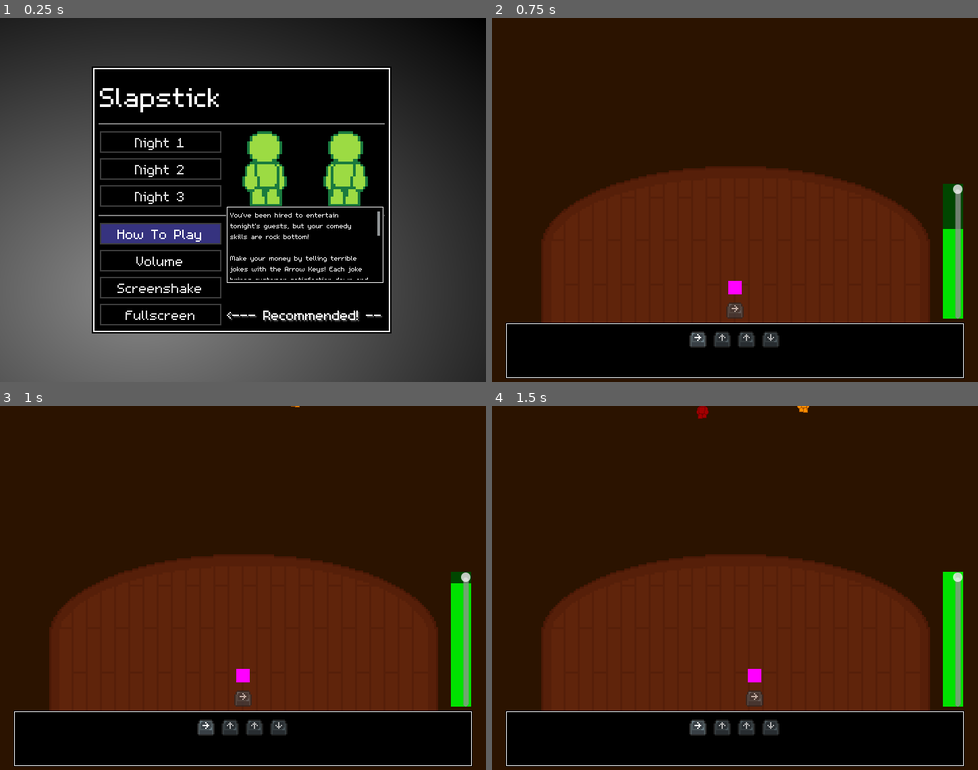
Above: before the commit, frames 1-4 (two rows, left to right).
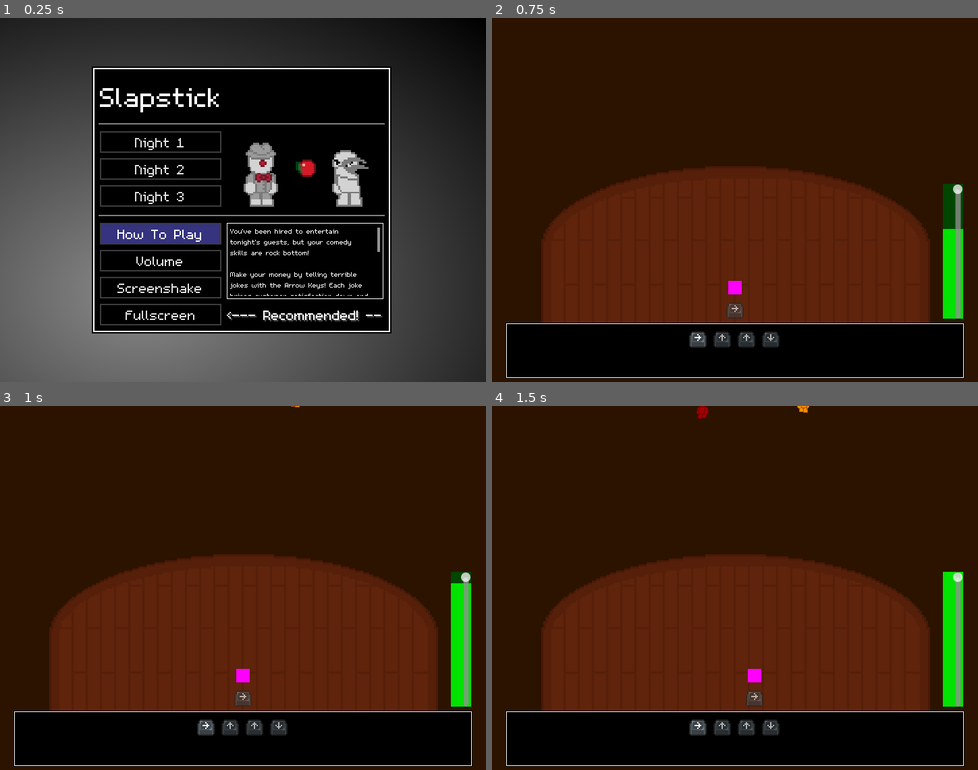
Above: after the commit, the same moments.

Repository: InRe-Dan/MiniJameGam34
Game: Godot game, scene res://menus/main_menu.tscn
Same seed, same stepped clock (60 frames per second), same inputs: the game is played once before the commit and once after it.
Inputs:
- Up to frame 1 (0.25 s): no input
- Up to frame 2 (0.75 s): click "Night 1" at 0.5 s
- Up to frame 3 (1 s): no input
- Up to frame 4 (1.5 s): tap Enter at 1.25 s; hold D (move_right) from 1.28 s (still down)

The runs differ from the first frame. In frame 1, 4.4% of the frame differs, in the area x 46-80%, y 31-78%; in frame 2, nothing differs; in frame 3, nothing differs; in frame 4, nothing differs.

Commit message:
Menu tweaks for new sprites

Diff:
--- a/menus/main_menu.tscn
+++ b/menus/main_menu.tscn
@@ -1,7 +1,9 @@
-[gd_scene load_steps=8 format=3 uid="uid://wbej8ek5ppwq"]
-
+[gd_scene load_steps=12 format=3 uid="uid://wbej8ek5ppwq"]
+
+[ext_resource type="Theme" uid="uid://hho5m4qd8ohe" path="res://Assets/theme/main.tres" id="1_3evos"]
 [ext_resource type="Script" path="res://menus/main_menu.gd" id="1_78hgb"]
-[ext_resource type="Texture2D" uid="uid://bluedw7troaw8" path="res://Assets/Pixel_art/guyDemo.png" id="1_y415b"]
+[ext_resource type="Texture2D" uid="uid://cufifwyefdlic" path="res://Assets/Pixel_art/animations.png" id="2_fwci1"]
+[ext_resource type="Texture2D" uid="uid://mnswvw4wp0eg" path="res://Assets/Pixel_art/Tomato_sheet.png" id="3_26i35"]
 
 [sub_resource type="Gradient" id="Gradient_47jj2"]
 offsets = PackedFloat32Array(0, 0.0503597, 0.158273, 0.266187, 0.374101, 0.453237, 0.539568, 0.647482, 0.719424, 0.870504, 1)
@@ -14,14 +16,22 @@
 fill = 1
 fill_from = Vector2(0.28934, 0.752623)
 
-[sub_resource type="AtlasTexture" id="AtlasTexture_iex4f"]
-atlas = ExtResource("1_y415b")
-region = Rect2(103, 2, 18, 30)
+[sub_resource type="AtlasTexture" id="AtlasTexture_2w24m"]
+atlas = ExtResource("2_fwci1")
+region = Rect2(0, 0, 40, 40)
+
+[sub_resource type="AtlasTexture" id="AtlasTexture_lxhmc"]
+atlas = ExtResource("2_fwci1")
+region = Rect2(80, 120, 40, 40)
 
 [sub_resource type="ButtonGroup" id="ButtonGroup_ny88f"]
 
 [sub_resource type="LabelSettings" id="LabelSettings_uedvi"]
 shadow_color = Color(1, 1, 1, 0.192157)
+
+[sub_resource type="AtlasTexture" id="AtlasTexture_4lwym"]
+atlas = ExtResource("3_26i35")
+region = Rect2(24, 0, 12, 12)
 
 [node name="Main Menu" type="Control"]
 texture_filter = 1
@@ -31,6 +41,7 @@
 anchor_bottom = 1.0
 grow_horizontal = 2
 grow_vertical = 2
+theme = ExtResource("1_3evos")
 script = ExtResource("1_78hgb")
 
 [node name="ColorRect" type="TextureRect" parent="."]
@@ -101,13 +112,13 @@
 
 [node name="TextureRect" type="TextureRect" parent="HBoxContainer/PanelContainer/MarginContainer/HBoxContainer/HBoxContainer3"]
 layout_mode = 2
-texture = SubResource("AtlasTexture_iex4f")
+texture = SubResource("AtlasTexture_2w24m")
 expand_mode = 2
 stretch_mode = 5
 
 [node name="TextureRect2" type="TextureRect" parent="HBoxContainer/PanelContainer/MarginContainer/HBoxContainer/HBoxContainer3"]
 layout_mode = 2
-texture = SubResource("AtlasTexture_iex4f")
+texture = SubResource("AtlasTexture_lxhmc")
 expand_mode = 2
 stretch_mode = 5
 flip_h = true
@@ -232,9 +243,9 @@
 [node name="PanelContainer" type="PanelContainer" parent="."]
 layout_mode = 0
 offset_left = 335.0
-offset_top = 279.0
+offset_top = 303.0
 offset_right = 569.0
-offset_bottom = 394.0
+offset_bottom = 418.0
 
 [node name="MarginContainer" type="MarginContainer" parent="PanelContainer"]
 layout_mode = 2
@@ -256,6 +267,15 @@
 
 Some items have beneficial effects! The clock will slow down time and allow you to deliver your joke without fear of being hit."
 autowrap_mode = 2
+
+[node name="TextureRect" type="TextureRect" parent="."]
+layout_mode = 0
+offset_left = 435.0
+offset_top = 243.0
+offset_right = 475.0
+offset_bottom = 283.0
+rotation = -1.5708
+texture = SubResource("AtlasTexture_4lwym")
 
 [connection signal="pressed" from="HBoxContainer/PanelContainer/MarginContainer/HBoxContainer/HBoxContainer3/VBoxContainer/Start" to="." method="_on_start_pressed"]
 [connection signal="pressed" from="HBoxContainer/PanelContainer/MarginContainer/HBoxContainer/HBoxContainer3/VBoxContainer/Night2" to="." method="_on_night_2_pressed"]
Not shown, added: Assets/Pixel_art/animations.png.import
